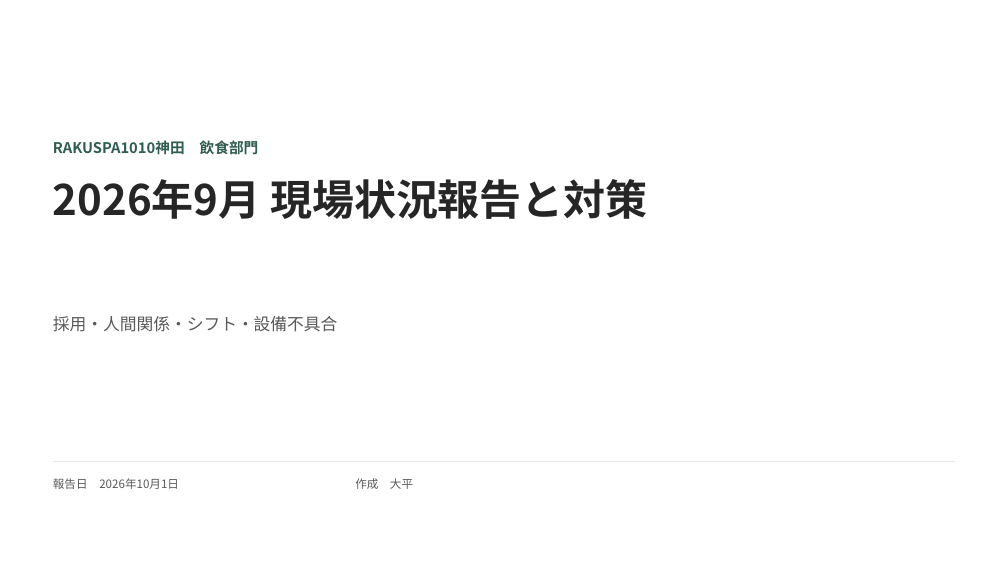
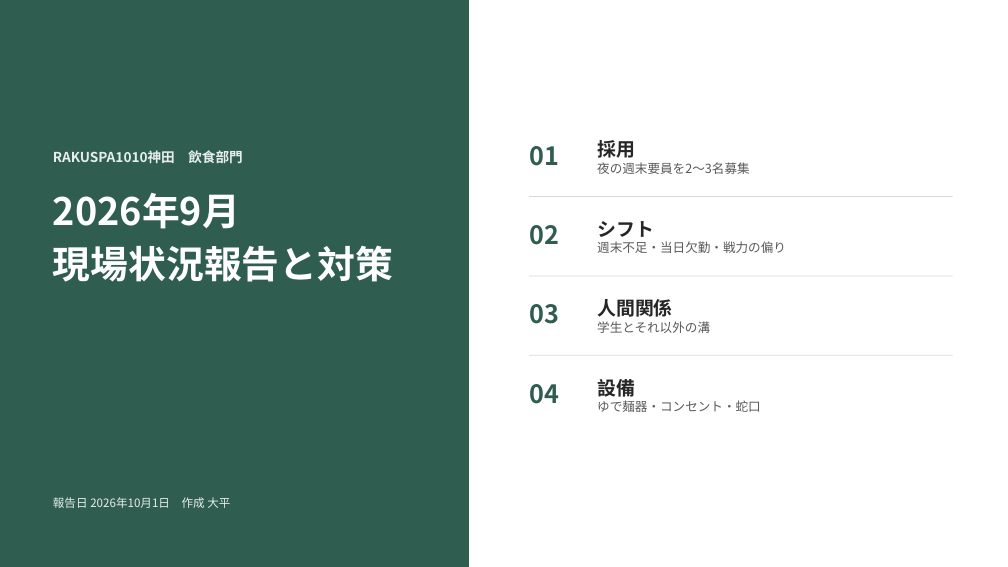
Before and after one commit to takumaoohira/-, a slide deck: slide 1 of 社員会議資料/2026年9月_現場状況報告と対策_神田.pptx. Drawn at 1008x567 pixels with LibreOffice and Linux fonts; fonts in the diff are those of the drawing. Boxes give left, top, right and bottom in pixels: in the first picture for what was removed or moved away, otherwise in the second. Text is boxed around its words. In the diff, an @@ line names an element or a change of style, - is before the commit and + after.

```diff
--- a/社員会議資料/2026年9月_現場状況報告と対策_神田.pptx
+++ b/社員会議資料/2026年9月_現場状況報告と対策_神田.pptx
@@ rectangle added at <box>0,0,469,567</box>, fill #2F5D50, outline #2F5D50 1 pt @@
@@ text "RAKUSPA1010神田 飲食部門": place and size @@
-text "RAKUSPA1010神田 飲食部門" at <box>53,140,259,155</box>
+text "RAKUSPA1010神田 飲食部門" at <box>53,150,243,163</box>
@@ text "RAKUSPA1010神田 飲食部門" at <box>53,150,243,163</box>: size 14 to 13 pt, text colour #2F5D50 to #E6EEEB @@
@@ text added at <box>529,146,559,166</box>, 24 pt, text #2F5D50, bold @@
+01
@@ text added at <box>597,140,750,174</box>, 12 pt, text #595959 @@
+採用
+夜の週末要員を2〜3名募集
@@ text at <box>53,193,393,282</box>: text changed; size 40 to 36 pt; text colour #262626 to #FFFFFF @@
-2026年9月 現場状況報告と対策
+2026年9月
+現場状況報告と対策
@@ line added from (529, 197) to (953, 197), #D9D9D9 0.75 pt @@
@@ text added at <box>529,225,559,245</box>, 24 pt, text #2F5D50, bold @@
+02
@@ text added at <box>597,221,786,253</box>, 12 pt, text #595959 @@
+シフト
+週末不足・当日欠勤・戦力の偏り
@@ text added at <box>597,299,710,333</box>, 12 pt, text #595959 @@
+人間関係
+学生とそれ以外の溝
@@ text removed at <box>53,316,338,332</box> @@
-採用・人間関係・シフト・設備不具合
@@ text added at <box>529,304,559,324</box>, 24 pt, text #2F5D50, bold @@
+03
@@ line added from (529, 355) to (953, 355), #D9D9D9 0.75 pt @@
@@ text added at <box>529,384,559,404</box>, 24 pt, text #2F5D50, bold @@
+04
@@ text added at <box>597,375,761,412</box>, 12 pt, text #595959 @@
+設備
+ゆで麺器・コンセント・蛇口
@@ line removed from (53, 461) to (955, 461) @@
@@ text removed at <box>355,478,413,489</box> @@
-作成 大平
@@ text at <box>53,497,230,508</box>: text changed; text colour #595959 to #E6EEEB @@
-報告日 2026年10月1日
+報告日 2026年10月1日 作成 大平
```
Also in this commit, not shown: 6 other slides changed.
